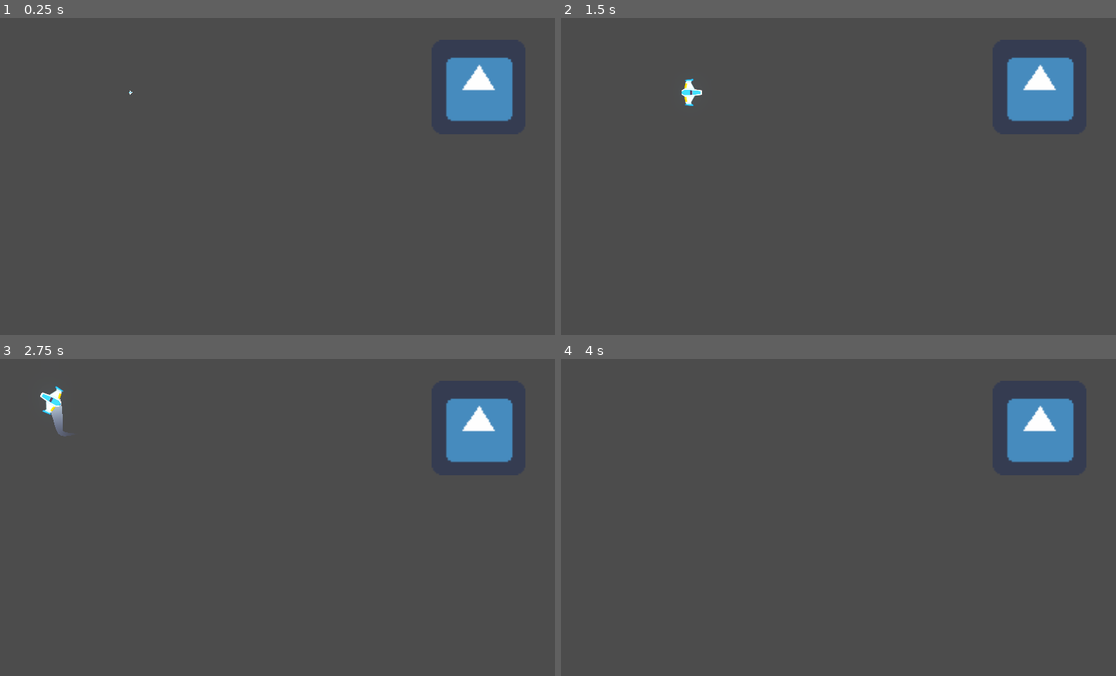
Above: before the commit, frames 1-4 (two rows, left to right).
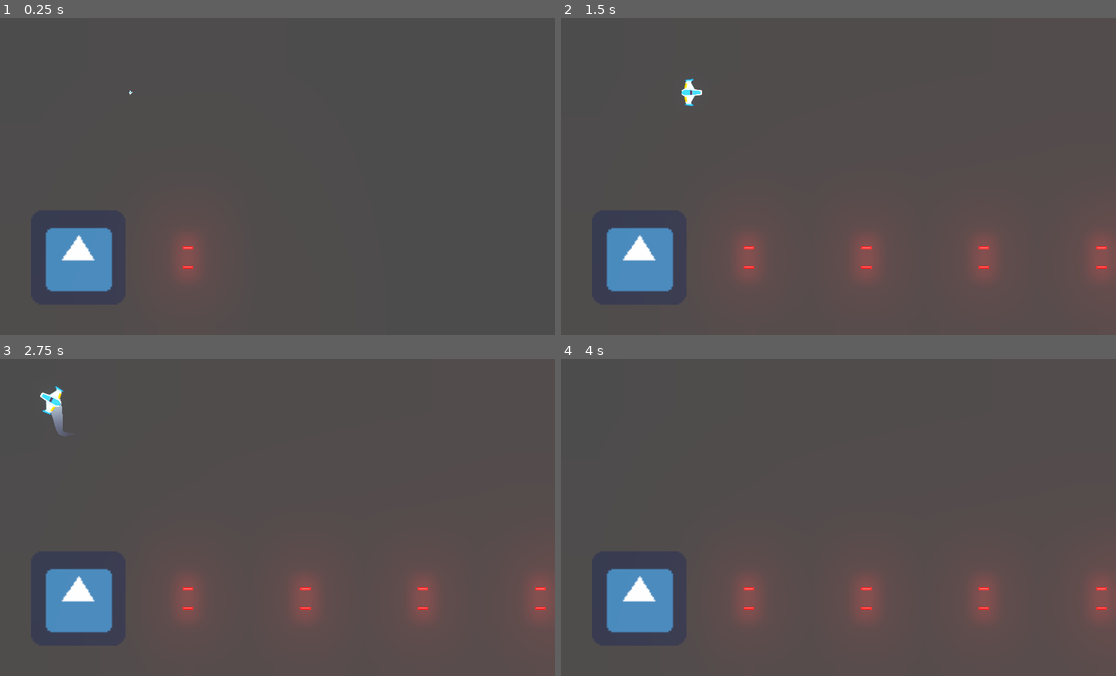
Above: after the commit, the same moments.

Repository: Heldful/Meteoritos-Juego
Game: Godot game, scene res://Juego/Niveles/NivelTest.tscn
Same seed, same stepped clock (60 frames per second), same inputs: the game is played once before the commit and once after it. The engine's default icon, where the game draws it, is replaced by a stand-in: a white triangle on a blue panel in a dark square.
Inputs (mouse positions are in pixels of both pictures, inside the frame that each line leads up to):
- Up to frame 1 (0.25 s): no input
- Up to frame 2 (1.5 s): move the mouse to (960, 160) at 0.52 s; hold W (mover_adelante) 0.53-1.28 s; hold Ctrl (disparoPrincipal) 0.53-1.28 s; move the mouse to (721, 192) at 1.27 s; hold S (mover_atras) from 1.28 s (still down); click (721, 192) at 1.35 s
- Up to frame 3 (2.75 s): move the mouse to (327, 447) at 2.02 s; release S (mover_atras) at 2.03 s; hold W (mover_adelante) from 2.03 s (still down); hold A (girar_antihorario) from 2.03 s (still down)
- Up to frame 4 (4 s): move the mouse to (805, 580) at 2.77 s; release A (girar_antihorario) at 2.78 s; tap D (girar_horario) at 2.85 s; move the mouse to (1005, 565) at 3.52 s; release W (mover_adelante) at 3.53 s; hold S (mover_atras) from 3.53 s (still down); hold Ctrl (disparoPrincipal) from 3.53 s (still down)

The runs differ from the first frame. In frame 1, 5.8% of the frame differs, in the area x 8-93%, y 12-87%; in frame 2, 12%, in the area x 8-100%, y 6-87%; in frame 3, 12%; in frame 4, 12%.

Commit message:
Agregado daño a proyectiles

Diff:
--- /dev/null
+++ b/Juego/Enemigos/AreaColision.gd
@@ -0,0 +1,5 @@
+extends Area2D
+
+
+func recibirDanio(danio: float):
+	owner.recibirDanio(danio)
--- a/Juego/Enemigos/EnemigoDummy.gd
+++ b/Juego/Enemigos/EnemigoDummy.gd
@@ -1,7 +1,19 @@
 class_name Dummy
 extends Node2D
+
+
+var hitPoints:float = 10.0
+
+
+func _process(delta: float) -> void:
+	$Canion.setEstaDisparando(true)
 
 
 func _on_Area2D_body_entered(body: Node) -> void:
 	if body is Player:
 		body.destruir()
+
+func recibirDanio(danio: float) -> void:
+	hitPoints -= danio
+	if hitPoints <= 0.0:
+		queue_free()
--- a/Juego/Enemigos/EnemigoDummy.tscn
+++ b/Juego/Enemigos/EnemigoDummy.tscn
@@ -1,7 +1,10 @@
-[gd_scene load_steps=4 format=2]
+[gd_scene load_steps=7 format=2]
 
 [ext_resource path="res://Juego/Enemigos/EnemigoDummy.gd" type="Script" id=1]
 [ext_resource path="res://icon.png" type="Texture" id=2]
+[ext_resource path="res://Juego/Enemigos/AreaColision.gd" type="Script" id=3]
+[ext_resource path="res://Juego/Proyectiles/Canion.tscn" type="PackedScene" id=4]
+[ext_resource path="res://Juego/Proyectiles/ProyectilEnemigo.tscn" type="PackedScene" id=5]
 
 [sub_resource type="RectangleShape2D" id=1]
 
@@ -10,6 +13,9 @@
 
 [node name="Area2D" type="Area2D" parent="."]
 scale = Vector2( 5, 5 )
+collision_layer = 2
+collision_mask = 9
+script = ExtResource( 3 )
 
 [node name="CollisionShape2D" type="CollisionShape2D" parent="Area2D"]
 scale = Vector2( 3.16, 3.16 )
@@ -18,4 +24,15 @@
 [node name="Sprite" type="Sprite" parent="."]
 scale = Vector2( 5, 5 )
 texture = ExtResource( 2 )
+
+[node name="Canion" parent="." instance=ExtResource( 4 )]
+proyectil = ExtResource( 5 )
+
+[node name="PuntoIzquierdo" parent="Canion" index="0"]
+position = Vector2( 0, -33 )
+
+[node name="PuntoDerecho" parent="Canion" index="1"]
+position = Vector2( 0, 33 )
 [connection signal="body_entered" from="Area2D" to="." method="_on_Area2D_body_entered"]
+
+[editable path="Canion"]
--- a/Juego/Niveles/NivelTest.tscn
+++ b/Juego/Niveles/NivelTest.tscn
@@ -18,4 +18,4 @@
 [node name="WorldEnvironment" parent="." instance=ExtResource( 3 )]
 
 [node name="EnemigoDummy" parent="." instance=ExtResource( 5 )]
-position = Vector2( 1660.13, 235.463 )
+position = Vector2( 297.298, 815.796 )
--- a/Juego/Proyectiles/LaserBeam/LaserBeam2D.gd
+++ b/Juego/Proyectiles/LaserBeam/LaserBeam2D.gd
@@ -10,6 +10,7 @@
 export var max_length := 1400.0
 # Base duration of the tween animation in seconds.
 export var growth_time := 0.1
+export var radioDanio:float = 15
 
 # If `true`, the laser is firing.
 # It plays appearing and disappearing animations when it's not animating.
@@ -33,7 +34,7 @@
 func _physics_process(delta: float) -> void:
 	if is_casting:
 		cast_to = (cast_to + Vector2.RIGHT * cast_speed * delta).clamped(max_length)
-		cast_beam()
+		cast_beam(delta)
 
 
 func set_is_casting(cast: bool) -> void:
@@ -59,7 +60,7 @@
 
 # Controls the emission of particles and extends the Line2D to `cast_to` or the ray's
 # collision point, whichever is closest.
-func cast_beam() -> void:
+func cast_beam(delta: float) -> void:
 	var cast_point := cast_to
 
 	force_raycast_update()
@@ -69,6 +70,8 @@
 		cast_point = to_local(get_collision_point())
 		collision_particles.global_rotation = get_collision_normal().angle()
 		collision_particles.position = cast_point
+		if get_collider().has_method("recibirDanio"):
+			get_collider().recibirDanio(radioDanio * delta)
 
 	fill.points[1] = cast_point
 	beam_particles.position = cast_point * 0.5
--- a/Juego/Proyectiles/LaserBeam/LaserBeam2D.tscn
+++ b/Juego/Proyectiles/LaserBeam/LaserBeam2D.tscn
@@ -63,6 +63,8 @@
 [node name="LaserBeam2D" type="RayCast2D"]
 enabled = true
 cast_to = Vector2( 0, 0 )
+collision_mask = 6
+collide_with_areas = true
 script = ExtResource( 1 )
 
 [node name="FillLine2D" type="Line2D" parent="."]
--- a/Juego/Proyectiles/Proyectil.gd
+++ b/Juego/Proyectiles/Proyectil.gd
@@ -3,7 +3,7 @@
 
 
 var velocidad:Vector2 = Vector2.ZERO
-var danio:float
+var danio:float = 1.0
 
 
 func crear(pos: Vector2, dir: float, vel: float, danioP: int):
@@ -16,5 +16,19 @@
 	position += velocidad * delta
 
 
+func daniar(otroCuerpo: CollisionObject2D) -> void:
+	if otroCuerpo.has_method("recibirDanio"):
+		otroCuerpo.recibirDanio(danio)
+	queue_free()
+
+
+func _on_Proyectil_area_entered(area: Area2D) -> void:
+	daniar(area)
+
+
+func _on_Proyectil_body_entered(body: Node) -> void:
+	daniar(body)
+
+
 func _on_VisibilityNotifier2D_screen_exited() -> void:
 	queue_free()
--- a/Juego/Proyectiles/Proyectil.tscn
+++ b/Juego/Proyectiles/Proyectil.tscn
@@ -24,4 +24,6 @@
 [node name="VisibilityNotifier2D" type="VisibilityNotifier2D" parent="."]
 visible = false
 scale = Vector2( 1.84, 0.44 )
+[connection signal="area_entered" from="." to="." method="_on_Proyectil_area_entered"]
+[connection signal="body_entered" from="." to="." method="_on_Proyectil_body_entered"]
 [connection signal="screen_exited" from="VisibilityNotifier2D" to="." method="_on_VisibilityNotifier2D_screen_exited"]
--- a/Juego/Ships/Player/Player.gd
+++ b/Juego/Ships/Player/Player.gd
@@ -7,6 +7,7 @@
 export var potenciaMotor:int = 100
 export var potenciaRotacion:int = 280
 export var trailMaximo:int = 150
+export var hitPoints:float = 15.0
 
 var estadoActual:int = Estado.SPAWN
 var empuje
@@ -16,6 +17,7 @@
 onready var laserBeam:LaserBeam = $LaserBeam2D
 onready var trail:Trail = $TrailPuntoInicio/Trail2D
 onready var motorSFX:Motor = $MotorSFX
+onready var inpactoSFX: AudioStreamPlayer = $InpactoSFX
 onready var colisionador:CollisionShape2D = $CollisionShape2D
 
 
@@ -103,6 +105,13 @@
 	return true
 
 
+func recibirDanio(danio: int) -> void:
+	hitPoints -= danio
+	inpactoSFX.play()
+	if hitPoints <= 0.0:
+		destruir()
+
+
 func destruir() -> void:
 	controladorEstados(Estado.MUERTO)
 
--- a/Juego/Ships/Player/Player.tscn
+++ b/Juego/Ships/Player/Player.tscn
@@ -7,6 +7,7 @@
 [ext_resource path="res://Juego/Proyectiles/LaserBeam/LaserBeam2D.tscn" type="PackedScene" id=5]
 [ext_resource path="res://Juego/Ships/Player/Trail/Trail2D.tscn" type="PackedScene" id=6]
 [ext_resource path="res://Juego/Ships/Player/Motor/MotorSFX.tscn" type="PackedScene" id=7]
+[ext_resource path="res://Juego/Ships/Player/ImpactoSFX.ogg" type="AudioStream" id=8]
 
 [sub_resource type="CircleShape2D" id=1]
 
@@ -53,7 +54,6 @@
 [node name="Sprite" type="Sprite" parent="."]
 modulate = Color( 1.2, 1.2, 1.2, 1 )
 rotation = 1.57079
-scale = Vector2( 0.0625, 0.0625 )
 texture = ExtResource( 1 )
 
 [node name="CollisionShape2D" type="CollisionShape2D" parent="."]
@@ -84,6 +84,10 @@
 
 [node name="MotorSFX" parent="." instance=ExtResource( 7 )]
 
+[node name="InpactoSFX" type="AudioStreamPlayer" parent="."]
+stream = ExtResource( 8 )
+bus = "SFX"
+
 [node name="AnimationPlayer" type="AnimationPlayer" parent="."]
 autoplay = "spawn"
 anims/default = SubResource( 2 )
Not shown, added: Juego/Ships/Player/ImpactoSFX.ogg.import
Not shown: 1 places in Juego/Ships/Player/Player.tscn that only renumber resources
Not shown, added: Juego/Ships/Player/ImpactoSFX.ogg
